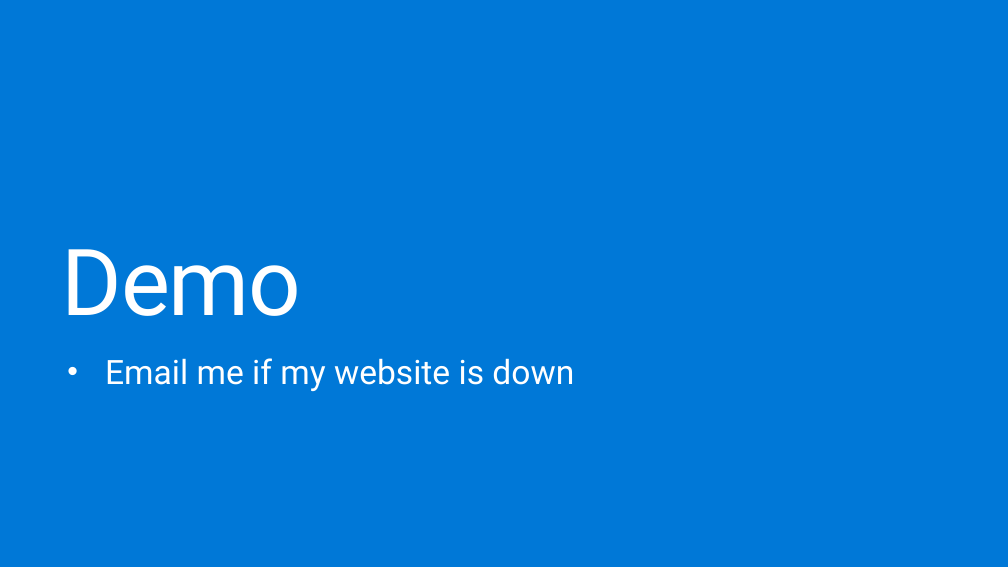
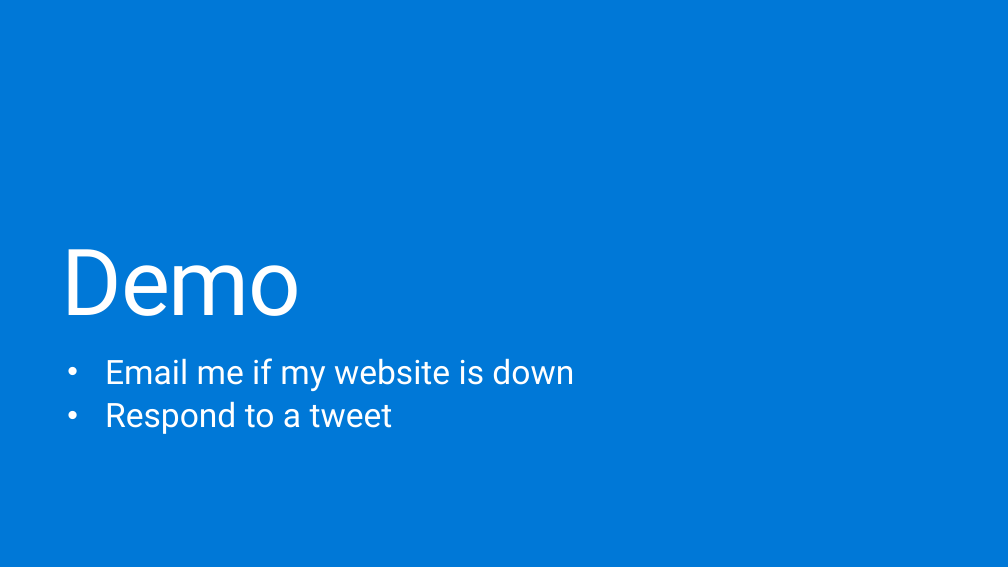
Before and after one commit to anuraj/gab2017, a slide deck: slide 7 of Logic Apps.pptx. Drawn at 1008x567 pixels with LibreOffice and Linux fonts; fonts in the diff are those of the drawing; background and template pictures are left out. Boxes give left, top, right and bottom in pixels: in the first picture for what was removed or moved away, otherwise in the second. Text is boxed around its words. In the diff, an @@ line names an element or a change of style, - is before the commit and + after.

```diff
--- a/Logic Apps.pptx
+++ b/Logic Apps.pptx
@@ subtitle at bbox=[105, 401, 393, 434]: paragraph added @@
+• Respond to a tweet
```
Also in this commit, not shown: 1 slide added, 1 other file.
